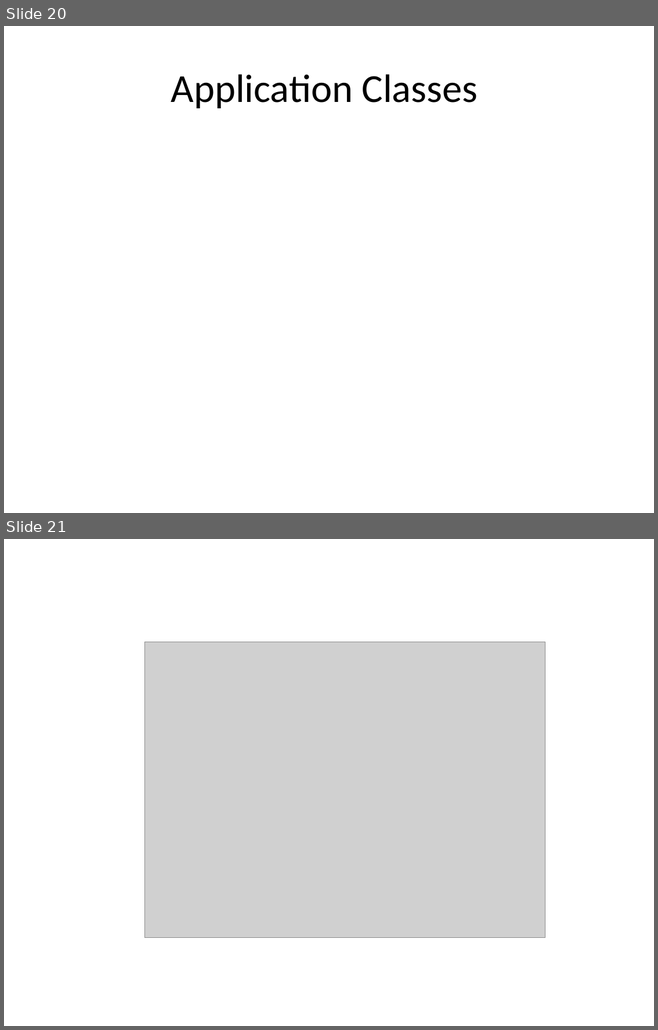
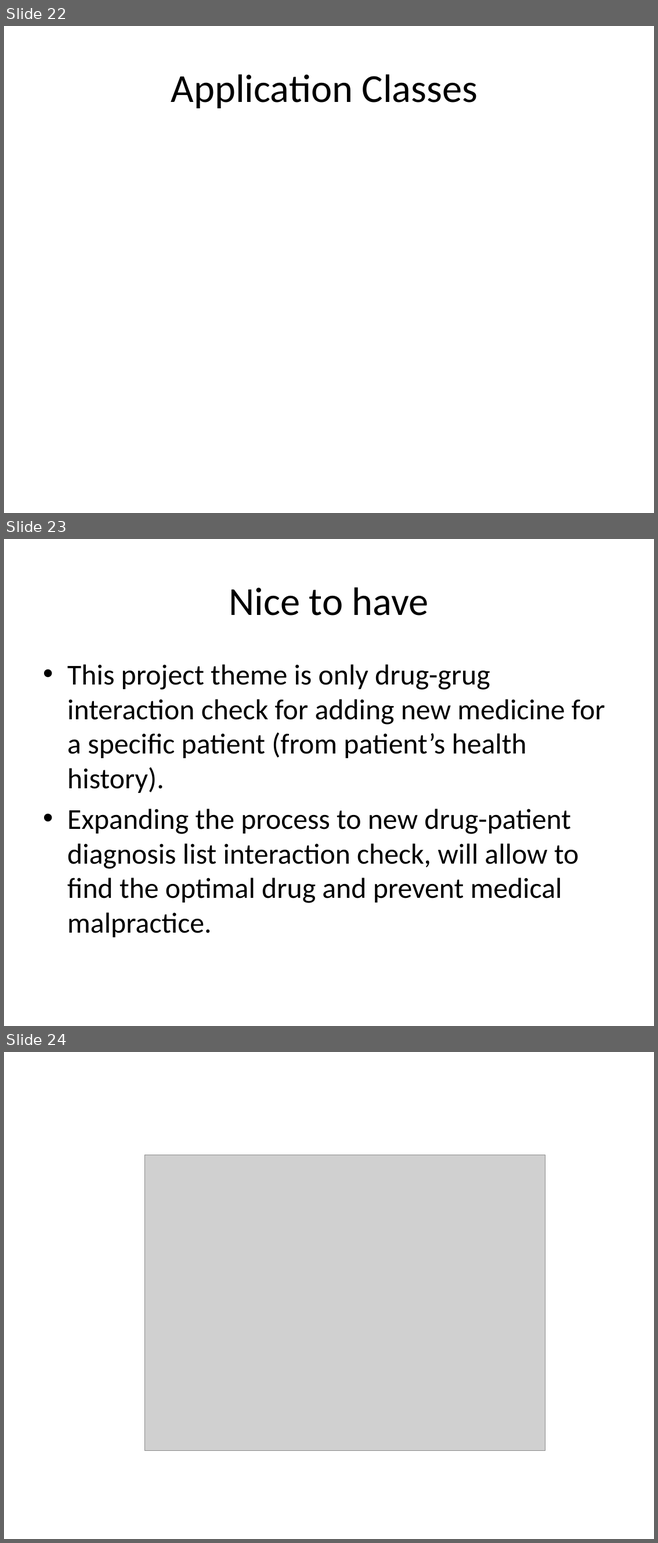
Before and after one commit to katkovOlga/nayaProject, a slide deck: FinalProject.pptx. Shown one above the other, each under a label of ours: slides 20 and 21 before the commit, slides 22, 23 and 24 after it. The pictures are 658x1030 and 658x1543 pixels, drawn with LibreOffice and Linux fonts; fonts in the diff are those of the drawing; grey boxes stand for pictures. Boxes give left, top, right and bottom in pixels: in the first picture for what was removed or moved away, otherwise in the second. Text is boxed around its words. In the diff, an @@ line names an element or a change of style, - is before the commit and + after.

```diff
--- a/FinalProject.pptx
+++ b/FinalProject.pptx
@@ slide 23 added at bbox=[4, 539, 654, 1026], background #FFFFFF @@
@@ title added at bbox=[229, 587, 429, 616], 44 pt, text #000000 @@
+Nice to have
@@ text added at bbox=[67, 664, 605, 937], 32 pt, text #000000 @@
+• This project theme is only drug-grug interaction check for adding new medicine for a specific patient (from patient’s health history).
+• Expanding the process to new drug-patient diagnosis list interaction check, will allow to find the optimal drug and prevent medical malpractice.
@@ what was slide 20 is now slide 22 @@
@@ what was slide 21 is now slide 24 @@
```
Also in this commit, not shown: 9 slides changed, 3 other slides added, 1 slide removed, 1 other file.
